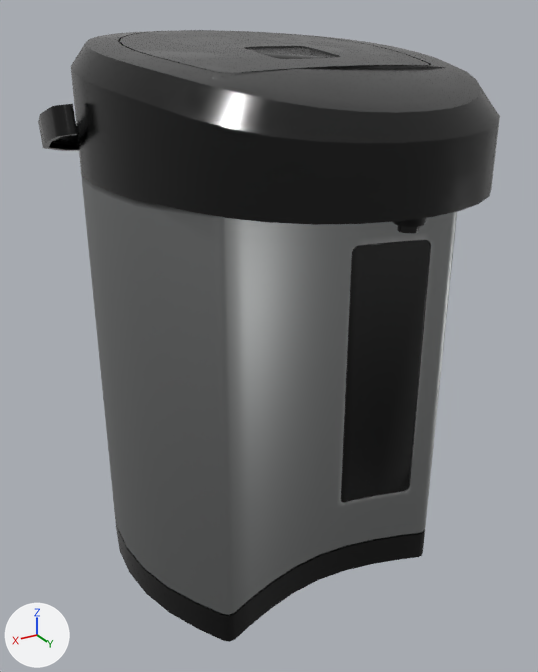
A saved change to the glTF model models/model05_hotWaterHeater.glb.
Rendered twice from a camera (50 mm lens) standing at (0.22, 0.371, 0.329) and looking at (0.004, 0.011, 0.149). The lights are fixed; the arrows at lower left show +X, +Y and +Z. Where no turn or scale is listed for an object, it has been applied to the vertices.

Names of what the first picture shows: 'hotWaterHeater', 'hotWaterHeater.001', 'hotWaterHeater.002', 'hotWaterHeater.004'.
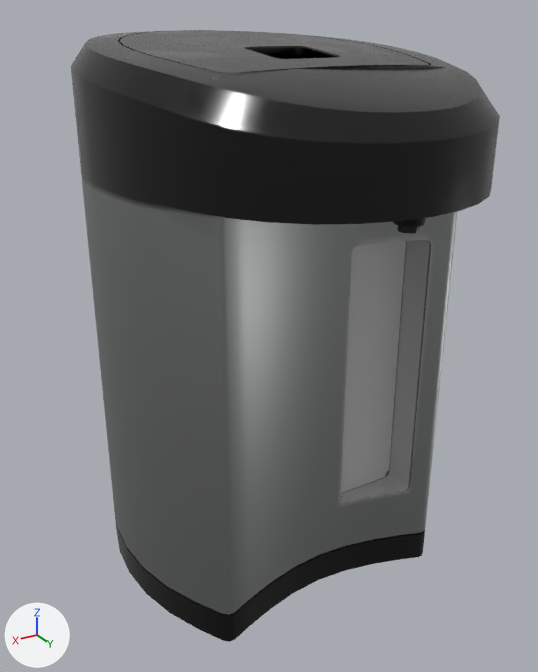
The newer file is also rescaled (x6.608), turned or shifted as a whole; pictures and numbers use the older file's frame.

Location of each change, [x1, y1, x2, y2] in pixels of the pictures (538 x 672 px):
```json
{"object": "hotWaterHeater.002", "change": "deleted", "before": [341, 240, 430, 502]}
{"object": "hotWaterHeater.004", "change": "deleted", "before": [38, 104, 79, 151]}
{"object": "hotWaterHeater.001", "change": "deleted", "before": [248, 47, 336, 59]}
```

The change, as JSON lines over the scene's bpy script:
```json
{"op": "remove", "block": "ob_hotwaterheater_001", "code": ["ob_hotwaterheater_001 = bpy.data.objects.new('hotWaterHeater.001', me_cylinder_037)", "ob_hotwaterheater_001.location = (0.0, 0.0632, 0.2015)"]}
{"op": "remove", "block": "ob_hotwaterheater_002", "code": ["ob_hotwaterheater_002 = bpy.data.objects.new('hotWaterHeater.002', me_cylinder_072)", "ob_hotwaterheater_002.location = (0.0, 0.0632, 0.2015)"]}
{"op": "remove", "block": "ob_hotwaterheater_004", "code": ["ob_hotwaterheater_004 = bpy.data.objects.new('hotWaterHeater.004', me_plane_019)", "ob_hotwaterheater_004.location = (0.0, -0.0173, 0.2805)"]}
```
